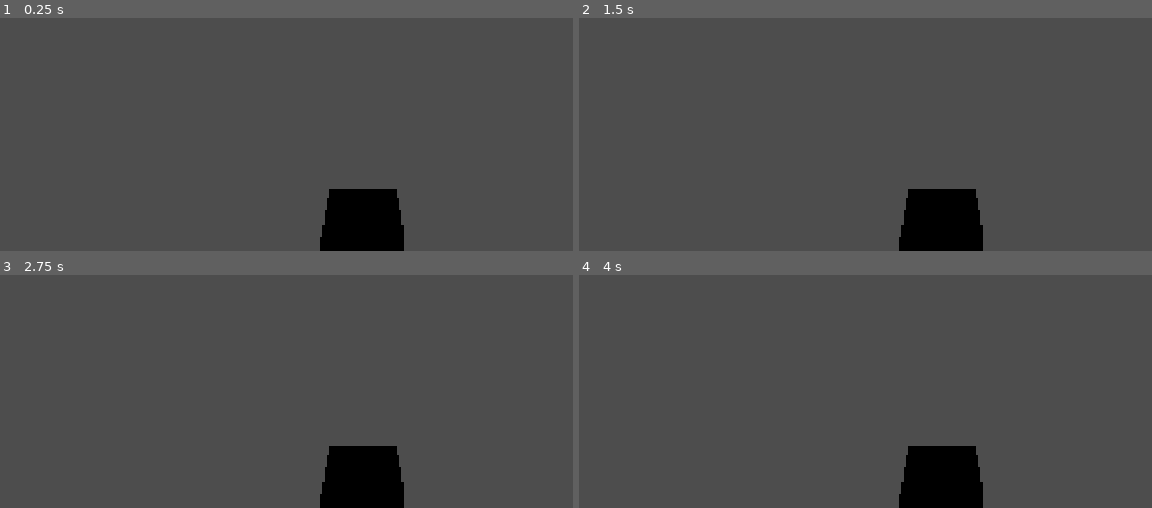
Above: before the commit, frames 1-4 (two rows, left to right).
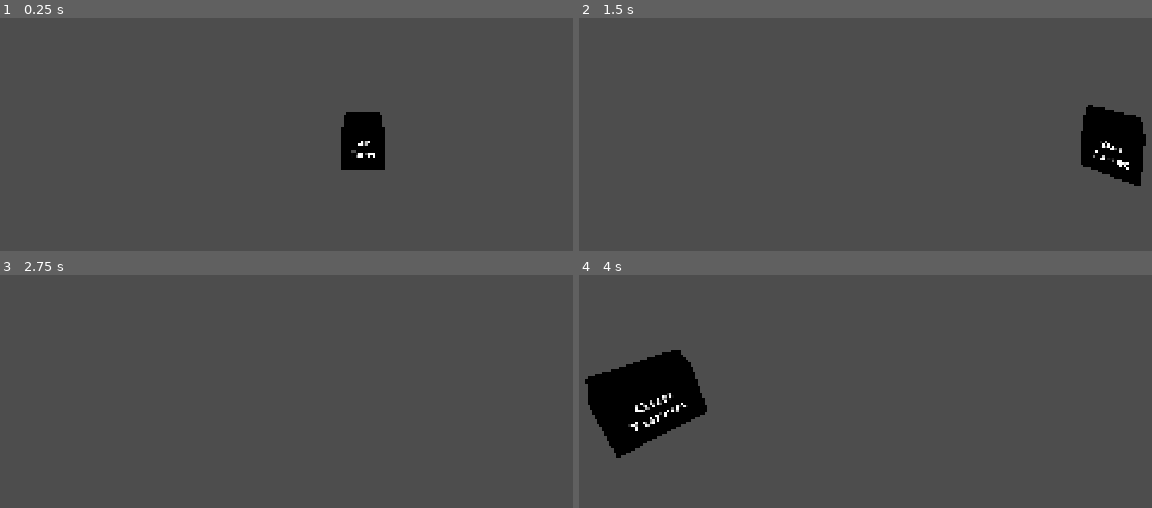
Above: after the commit, the same moments.

Repository: BilgiPasa/3d-gun-turret
Game: Godot game, scene res://Scenes/main_scene.tscn
The game is run twice, just before and just after one commit, with the same random seed, the same clock (stepped at 60 frames per second) and the same inputs.
Inputs (mouse positions are in pixels of both pictures, inside the frame that each line leads up to):
- Up to frame 1 (0.25 s): no input
- Up to frame 2 (1.5 s): tap Enter at 0.5 s; move the mouse to (outside the picture) at 0.52 s; tap Space at 1.25 s; move the mouse to (779, 48) at 1.27 s
- Up to frame 3 (2.75 s): tap Enter at 2 s; move the mouse to (outside the picture) at 2.02 s
- Up to frame 4 (4 s): tap Space at 2.75 s; move the mouse to (899, 372) at 2.77 s; tap Enter at 3.5 s; move the mouse to (outside the picture) at 3.52 s

The runs differ from the first frame. In frame 1, 5.4% of the frame differs, in the area x 55-71%, y 40-100%; in frame 2, 6.6%; in frame 3, 3.6%; in frame 4, 9.7%, in the area x 1-71%, y 32-100%.
Error after the commit: Invalid assignment of property or key 'y_rot_deg' with value of type 'float' on a base object of type 'RigidBody3D (Spectator)'. (res://Scripts/spectator_and_c…

Commit message:
Add spectator_and_camera scene and script, Remove spectator scene, Update spectator script, Update main_scene

Diff:
--- a/Scenes/main_scene.tscn
+++ b/Scenes/main_scene.tscn
@@ -3,7 +3,7 @@
 [ext_resource type="Script" uid="uid://0poy8bvh6jl" path="res://Scripts/main_scene.gd" id="1_52fb6"]
 [ext_resource type="PackedScene" uid="uid://das0gwo25l2hw" path="res://Scenes/pause_menu.tscn" id="2_6l7je"]
 [ext_resource type="PackedScene" uid="uid://48fkchu2ablq" path="res://Scenes/gun_turret.tscn" id="2_iacmt"]
-[ext_resource type="PackedScene" uid="uid://c16hplmwi0hyc" path="res://Scenes/spectator.tscn" id="2_x6ack"]
+[ext_resource type="PackedScene" uid="uid://b6c0wgax3pf4y" path="res://Scenes/spectator_and_camera.tscn" id="3_iacmt"]
 [ext_resource type="PackedScene" uid="uid://3rhmxwlv7rio" path="res://Scenes/settings_menu.tscn" id="3_jv6wh"]
 
 [node name="MainScene" type="Node3D" unique_id=1701792309]
@@ -11,8 +11,8 @@
 
 [node name="GunTurret" parent="." unique_id=1923260398 instance=ExtResource("2_iacmt")]
 
-[node name="Spectator" parent="." unique_id=813639085 instance=ExtResource("2_x6ack")]
-transform = Transform3D(1, 0, 0, 0, 1, 0, 0, 0, 1, 0, 3, 4)
+[node name="SpectatorAndCamera" parent="." unique_id=610738604 instance=ExtResource("3_iacmt")]
+transform = Transform3D(1, 0, 0, 0, 1, 0, 0, 0, 1, 0, 3, 6)
 
 [node name="CanvasLayer" type="CanvasLayer" parent="." unique_id=1760743794]
 
--- a/Scenes/spectator.tscn
+++ /dev/null
@@ -1,19 +0,0 @@
-[gd_scene format=3 uid="uid://c16hplmwi0hyc"]
-
-[ext_resource type="Script" uid="uid://qb2v65psmee6" path="res://Scripts/spectator.gd" id="1_iquiv"]
-[ext_resource type="PhysicsMaterial" uid="uid://dttbk3fveed6c" path="res://Materials/no_friction_and_bounciness.tres" id="1_q06ou"]
-
-[sub_resource type="SphereShape3D" id="SphereShape3D_5s483"]
-radius = 0.1
-
-[node name="Spectator" type="RigidBody3D" unique_id=813639085]
-physics_material_override = ExtResource("1_q06ou")
-script = ExtResource("1_iquiv")
-
-[node name="CollisionShape3D" type="CollisionShape3D" parent="." unique_id=1395682541]
-shape = SubResource("SphereShape3D_5s483")
-
-[node name="CameraHolder" type="Node3D" parent="." unique_id=950628760]
-
-[node name="Camera3D" type="Camera3D" parent="CameraHolder" unique_id=1529418386]
-current = true
--- /dev/null
+++ b/Scenes/spectator_and_camera.tscn
@@ -0,0 +1,20 @@
+[gd_scene format=3 uid="uid://b6c0wgax3pf4y"]
+
+[ext_resource type="Script" uid="uid://dep0w7grlk0ki" path="res://Scripts/spectator_and_camera.gd" id="1_kip03"]
+[ext_resource type="Script" uid="uid://d0mowh35ak8us" path="res://Scripts/spectator.gd" id="2_30rpv"]
+
+[sub_resource type="SphereShape3D" id="SphereShape3D_5s483"]
+radius = 0.1
+
+[node name="SpectatorAndCamera" type="Node3D" unique_id=610738604]
+script = ExtResource("1_kip03")
+
+[node name="Spectator" type="RigidBody3D" parent="." unique_id=940206368]
+script = ExtResource("2_30rpv")
+
+[node name="CollisionShape3D" type="CollisionShape3D" parent="Spectator" unique_id=304552322]
+shape = SubResource("SphereShape3D_5s483")
+
+[node name="CameraHolder" type="Node3D" parent="." unique_id=1029434667]
+
+[node name="Camera3D" type="Camera3D" parent="CameraHolder" unique_id=1643929533]
--- a/Scripts/spectator.gd
+++ b/Scripts/spectator.gd
@@ -1,7 +1,13 @@
+class_name Spectator
 extends RigidBody3D
 
-@onready var camera_holder: Node3D = $CameraHolder
-@onready var camera: Camera3D = $CameraHolder/Camera3D
+const MOVE_MULT: float = 750.01
+const LINEAR_DAMP: float = 12.4
+const MIN: float = 0.1
+var normal_speed: int = 10
+var run_speed: float = 15
+var move_speed: float
+var run_input: bool
 
 func _ready() -> void:
 	process_mode = Node.PROCESS_MODE_PAUSABLE
--- /dev/null
+++ b/Scripts/spectator_and_camera.gd
@@ -0,0 +1,88 @@
+class_name SpectatorAndCamera
+extends Node3D
+
+# Camera Rotation
+var mouse_sensitivity: int = 100
+var x_rot_deg: float = 0 # x rotation degrees
+var y_rot_deg: float = 0 # y rotation degrees
+
+# Camera Rotation Multipliers
+const NORMAL_CAM_ROT_MULT: int = 1
+const ZOOMED_CAM_ROT_MULT: float = 0.5
+var current_cam_rot_mult: float
+
+# Camera FOV
+const NORMAL_FOV: int = 90
+const SPRINT_FOV_CHANGE: int = 10
+var sprint_fov: int
+var zoom_fov: float
+var zoom_sprint_fov: float
+
+# Camera Zoom
+var zooming_speed: int = 12
+var zoom_input: bool
+
+# @export Variables
+@onready var spectator: Spectator = $Spectator
+@onready var camera_holder: Node3D = $CameraHolder
+@onready var camera: Camera3D = $CameraHolder/Camera3D
+
+func _ready() -> void:
+	process_mode = Node.PROCESS_MODE_PAUSABLE
+	current_cam_rot_mult = NORMAL_CAM_ROT_MULT
+	camera.fov = NORMAL_FOV
+
+# * Get camera rotation input
+func _unhandled_input(event: InputEvent) -> void:
+	if event is InputEventMouseMotion:
+		y_rot_deg -= event.relative.x * mouse_sensitivity * current_cam_rot_mult * 0.001
+		x_rot_deg -= event.relative.y * mouse_sensitivity * current_cam_rot_mult * 0.001
+		x_rot_deg = clamp(x_rot_deg, -90, 90)
+
+func _process(delta: float) -> void:
+	camera_position_and_rotation()
+	fov_change(delta)
+
+func camera_position_and_rotation() -> void:
+	camera_holder.global_position = spectator.global_position # Move camera holder to camera position
+	camera_holder.rotation_degrees = Vector3(x_rot_deg, y_rot_deg, 0) # Rotate camera holder
+	spectator.y_rot_deg = y_rot_deg # Assign rotation degrees for player
+
+func fov_change(process_delta: float) -> void:
+	zoom_input = Input.is_action_pressed("camera_zoom") # Get camera_zoom input
+
+	if !zoom_input:
+		current_cam_rot_mult = NORMAL_CAM_ROT_MULT
+
+		if !(spectator.current_state == spectator.States.RUNNING):
+			if camera.fov > NORMAL_FOV - 0.01 && camera.fov < NORMAL_FOV + 0.01:
+				camera.fov = NORMAL_FOV
+			else:
+				camera.fov = lerpf(camera.fov, NORMAL_FOV, zooming_speed * process_delta)
+		else:
+			sprint_fov = NORMAL_FOV + SPRINT_FOV_CHANGE
+
+			if camera.fov > sprint_fov - 0.01:
+				camera.fov = sprint_fov
+			else:
+				camera.fov = lerpf(camera.fov, sprint_fov, zooming_speed * process_delta)
+	else:
+		current_cam_rot_mult = ZOOMED_CAM_ROT_MULT
+
+		if !(spectator.current_state == spectator.States.RUNNING):
+			zoom_fov = NORMAL_FOV / 5.0
+
+			if camera.fov < zoom_fov + 0.01:
+				camera.fov = zoom_fov
+			else:
+				camera.fov = lerpf(camera.fov, zoom_fov, zooming_speed * process_delta)
+		else:
+			zoom_sprint_fov = (NORMAL_FOV + SPRINT_FOV_CHANGE) / 5.0
+
+			if camera.fov > zoom_sprint_fov - 0.01 && camera.fov < zoom_sprint_fov + 0.01:
+				camera.fov = zoom_sprint_fov
+			else:
+				camera.fov = lerpf(camera.fov, zoom_sprint_fov, zooming_speed * process_delta)
+
+func get_player_speed() -> float:
+	return spectator.get_speed()
Not shown, changed: Scripts/spectator.gd.uid
Not shown, added: Scripts/spectator_and_camera.gd.uid
